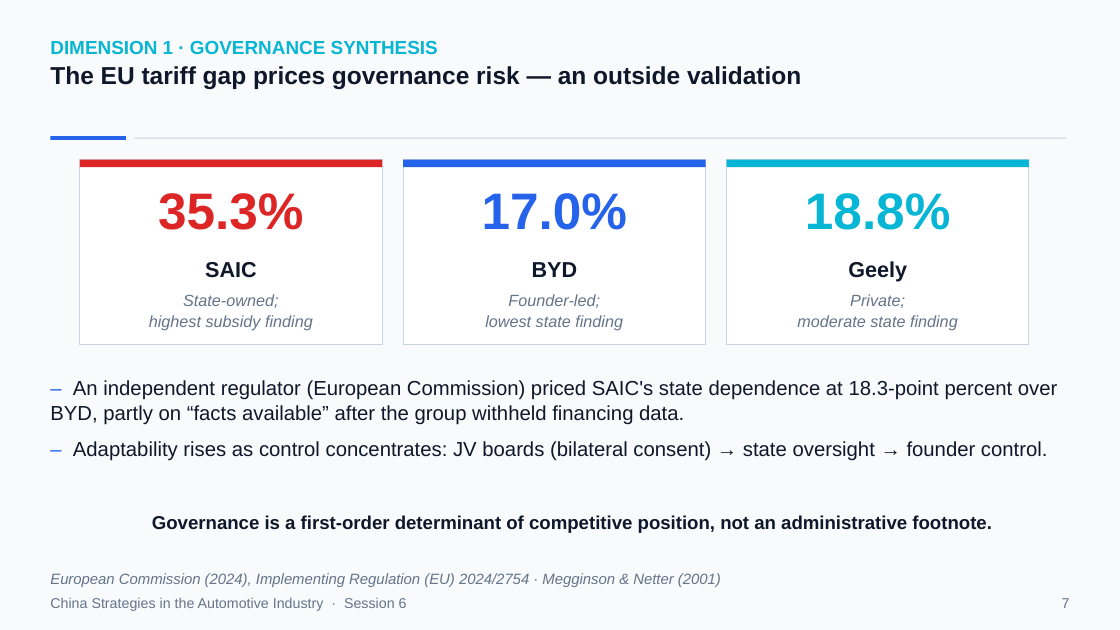
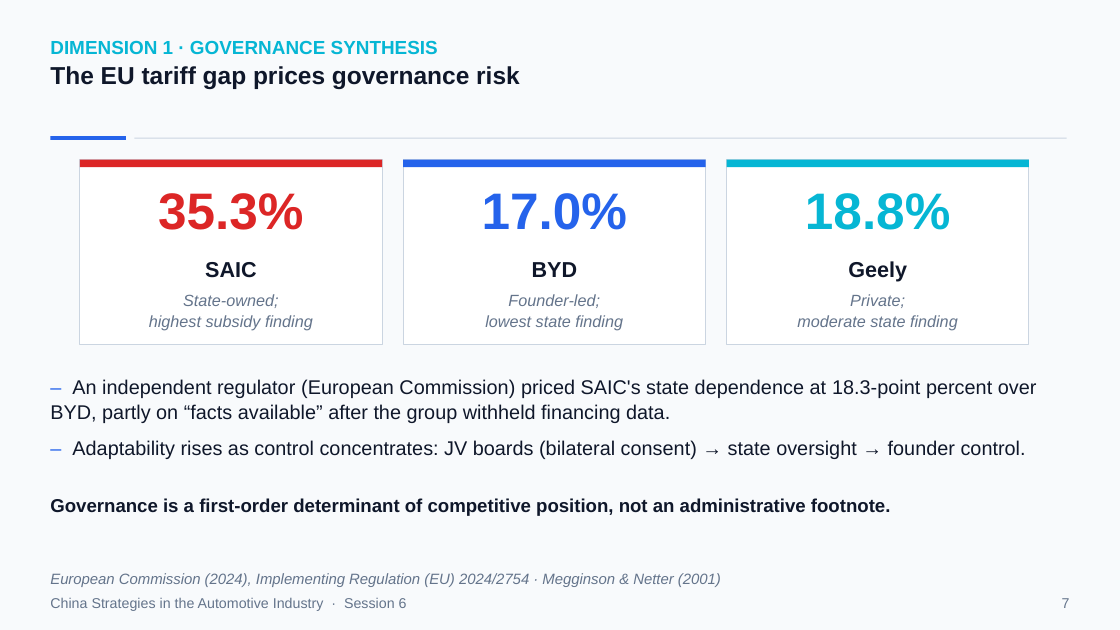
Before and after one commit to mickeymousehacker/CHINA-seminar-paper, a slide deck: slide 7 of research/presentation/China-Strategies-Presentation-FINAL.pptx. Drawn at 1120x630 pixels with LibreOffice and Linux fonts; fonts in the diff are those of the drawing. Boxes give left, top, right and bottom in pixels: in the first picture for what was removed or moved away, otherwise in the second. Text is boxed around its words. In the diff, an @@ line names an element or a change of style, - is before the commit and + after.

Commit message:
add presentation speech script + cue cards, refine debate argument, sync final deck
- add research/wiki/saic-motor/Doc/praesentation-sprechtext-julia.md(.docx):
  slide-by-slide English delivery script + German/English cue cards for
  Julia's portion of the team presentation (slides 6-16), timed and
  rebalanced across shared vs. solo slides to hit the ~13 min/person target
- replace ZF Friedrichshafen example in the debate CON speech with a
  standalone-value framing and reframe the Opel/PSA argument as a
  fire-sale discount (Shleifer & Vishny 1992; Andrade et al. 2001),
  moving the "alternatives exist" argument to the DaimlerChrysler teammate
- add Aylin's BMW-Rover opposition brief for cross-referencing team arguments
- sync final presentation deck with manual edits

```diff
--- a/research/presentation/China-Strategies-Presentation-FINAL.pptx
+++ b/research/presentation/China-Strategies-Presentation-FINAL.pptx
@@ text at bbox=[50, 66, 520, 89]: text changed @@
-The EU tariff gap prices governance risk — an outside validation
+The EU tariff gap prices governance risk
@@ text "– An independent regulator (European ..." at bbox=[50, 379, 1037, 459]: size 17.4 to 17 pt @@
@@ text added at bbox=[50, 498, 891, 516], 16 pt, text #0F172A, bold @@
+Governance is a first-order determinant of competitive position, not an administrative footnote.
@@ text at bbox=[152, 515, 992, 533]: paragraph removed @@
-Governance is a first-order determinant of competitive position, not an administrative footnote.
```
Also in this commit, not shown: 10 other slides changed, 8 other files.
